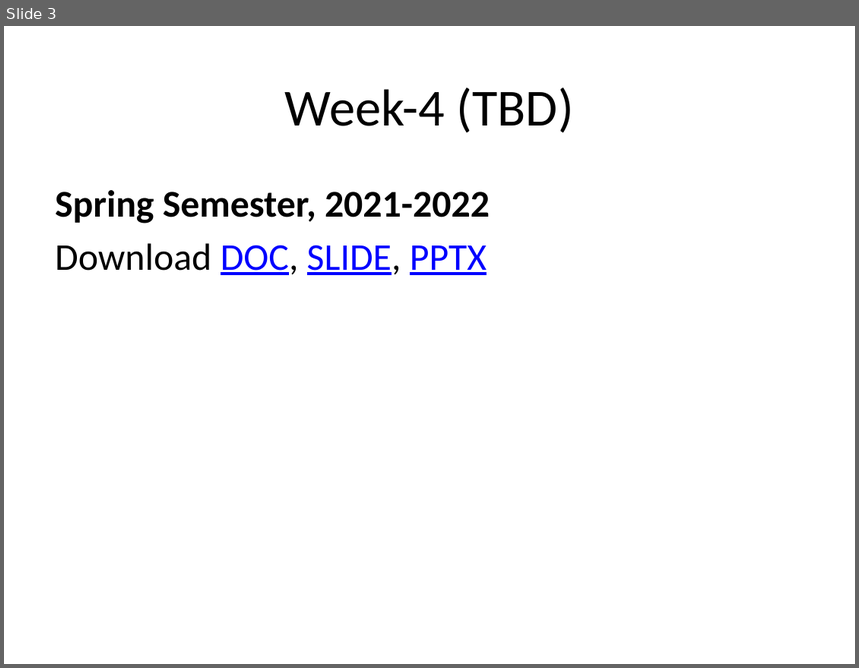
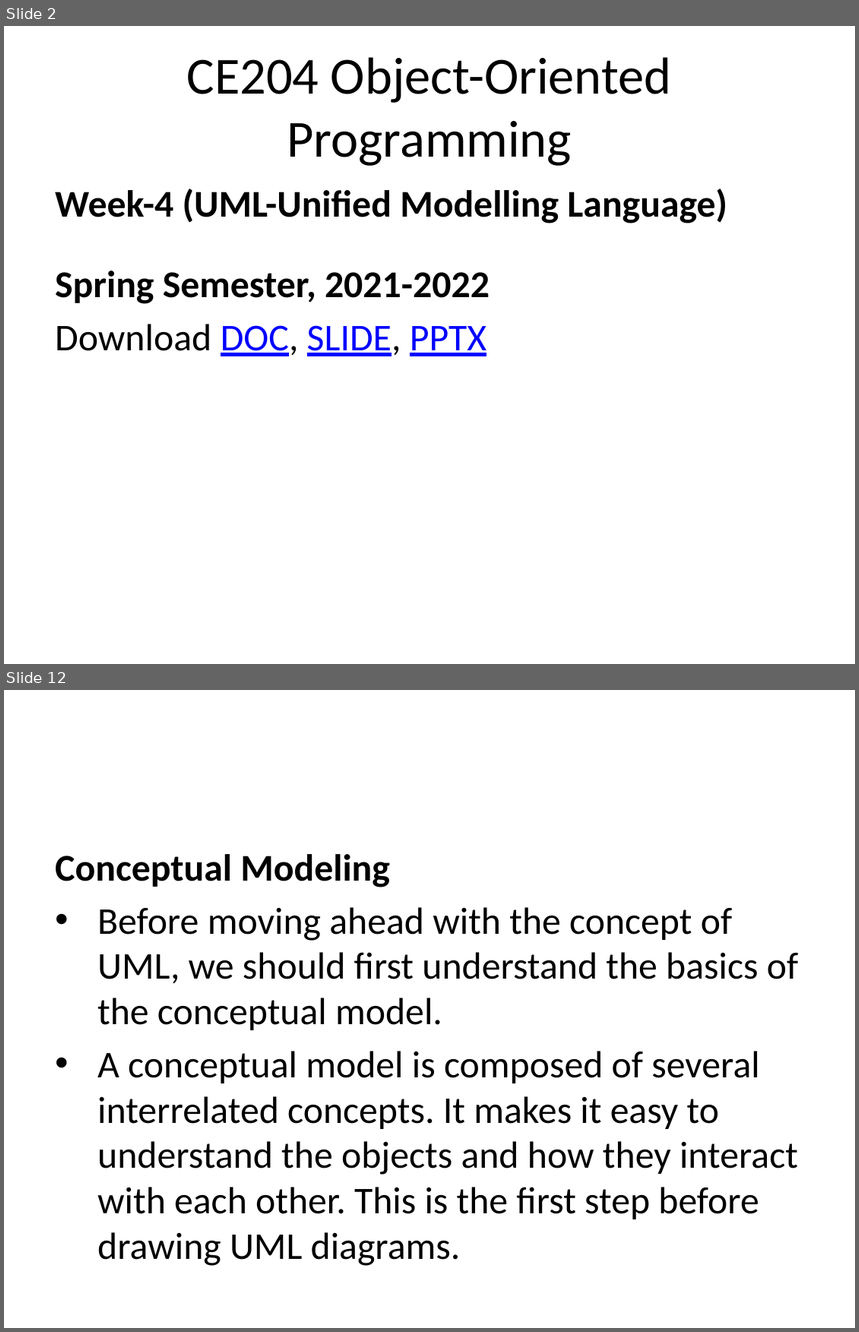
Before and after one commit to ucoruh/ce204-object-oriented-programming, a slide deck: docs/week-4/ce204-week-4.md_word.pptx. Shown one above the other, each under a label of ours: slide 3 before the commit, slides 2 and 12 after it; the slides between them are not shown. The pictures are 859x668 and 859x1332 pixels, drawn with LibreOffice and Linux fonts; fonts in the diff are those of the drawing. Boxes give left, top, right and bottom in pixels: in the first picture for what was removed or moved away, otherwise in the second. Text is boxed around its words. In the diff, an @@ line names an element or a change of style, - is before the commit and + after.

Commit message:
week-4 uml topic updated

```diff
--- a/docs/week-4/ce204-week-4.md_word.pptx
+++ b/docs/week-4/ce204-week-4.md_word.pptx
@@ slide 12 added at (4,690,855,1328), background #FFFFFF @@
@@ text added at (55,854,798,1266), 32 pt, text #000000 @@
+Conceptual Modeling
+• Before moving ahead with the concept of UML, we should first understand the basics of the conceptual model.
+• A conceptual model is composed of several interrelated concepts. It makes it easy to understand the objects and how they interact with each other. This is the first step before drawing UML diagrams.
@@ what was slide 3 is now slide 2 @@
@@ slide 2 changed as well @@
@@ title at (187,57,672,166): text changed @@
-Week-4 (TBD)
+CE204 Object-Oriented Programming
@@ text at (55,189,728,224): paragraph added @@
+Week-4 (UML-Unified Modelling Language)
```
Also in this commit, not shown: 1 other slide changed, 278 other slides added, 4 slides removed, 57 other files.
